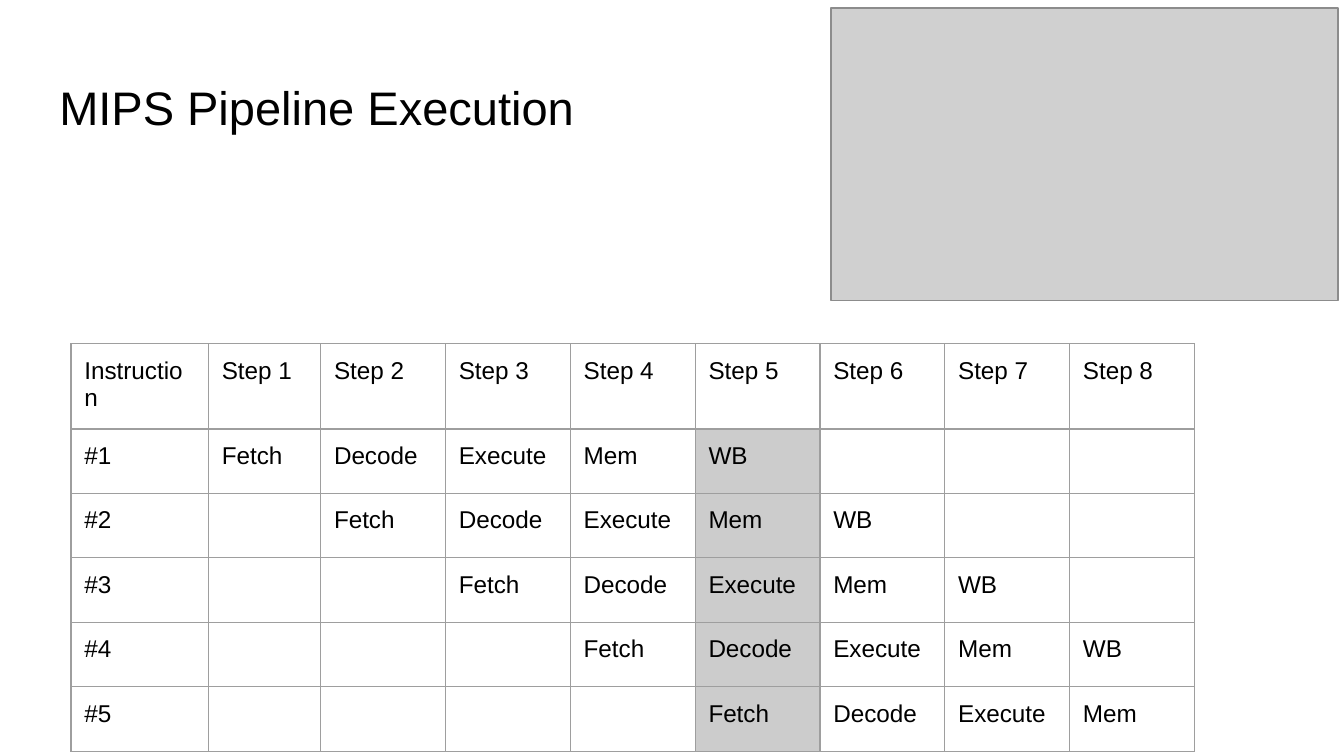
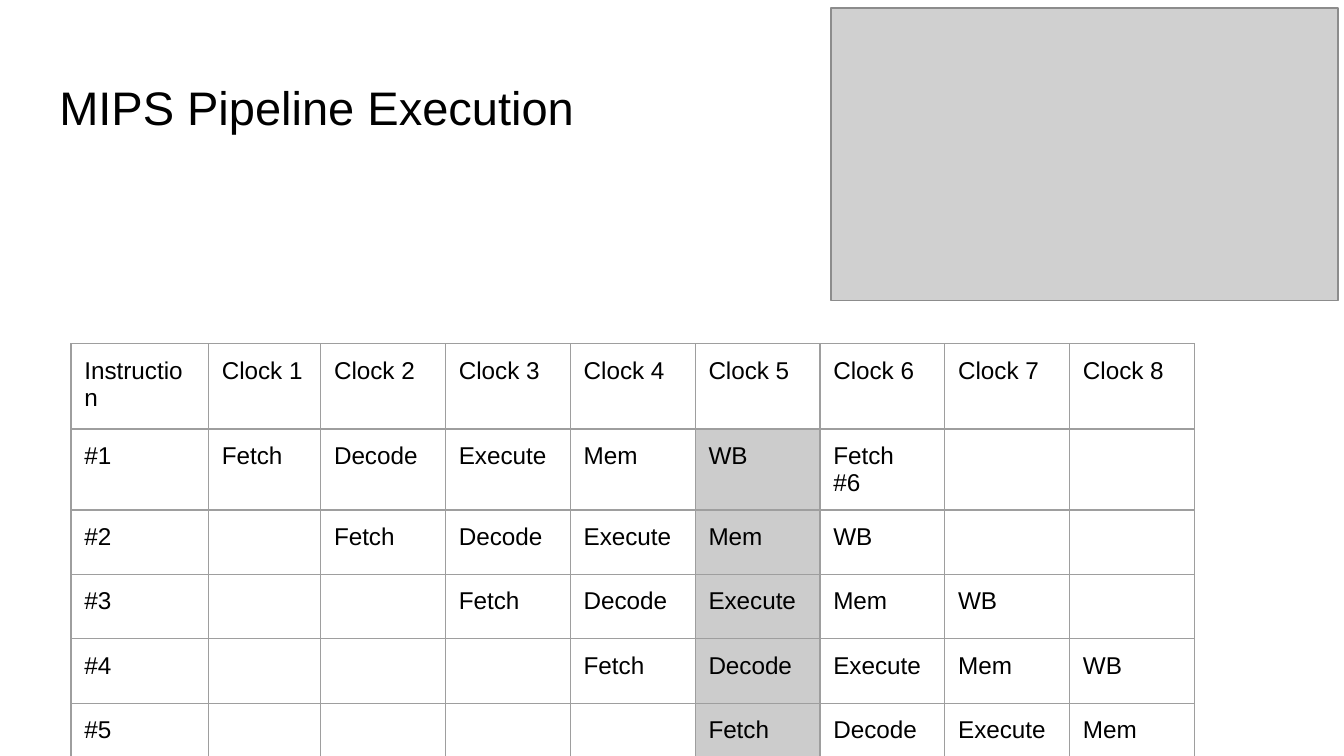
Before and after one commit to COMP122/comp122-s22, a slide deck: slide 6 of models_comp_comm/documents/Instruction Set Architecture.pptx (slide 4 before the commit). Drawn at 1344x756 pixels with LibreOffice and Linux fonts; fonts in the diff are those of the drawing; grey boxes stand for pictures. Boxes give left, top, right and bottom in pixels: in the first picture for what was removed or moved away, otherwise in the second. Text is boxed around its words. In the diff, an @@ line names an element or a change of style, - is before the commit and + after.

```diff
--- a/models_comp_comm/documents/Instruction Set Architecture.pptx
+++ b/models_comp_comm/documents/Instruction Set Architecture.pptx
@@ table at [71, 344, 1196, 756] @@
-row 1: Instruction | Step 1 | Step 2 | Step 3 | Step 4 | Step 5 | Step 6 | Step 7 | Step 8
+row 1: Instruction | Clock 1 | Clock 2 | Clock 3 | Clock 4 | Clock 5 | Clock 6 | Clock 7 | Clock 8
-row 2, column 7: 
+row 2, column 7: Fetch #6
```
Also in this commit, not shown: 4 other slides changed, 3 slides added, 4 other files.
